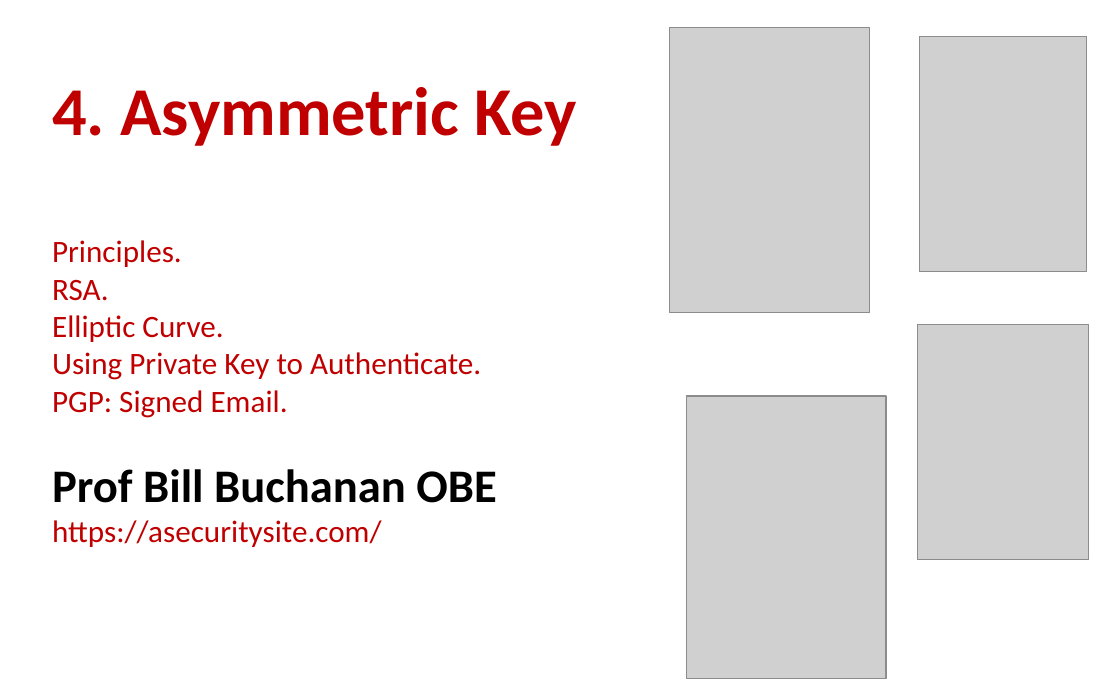
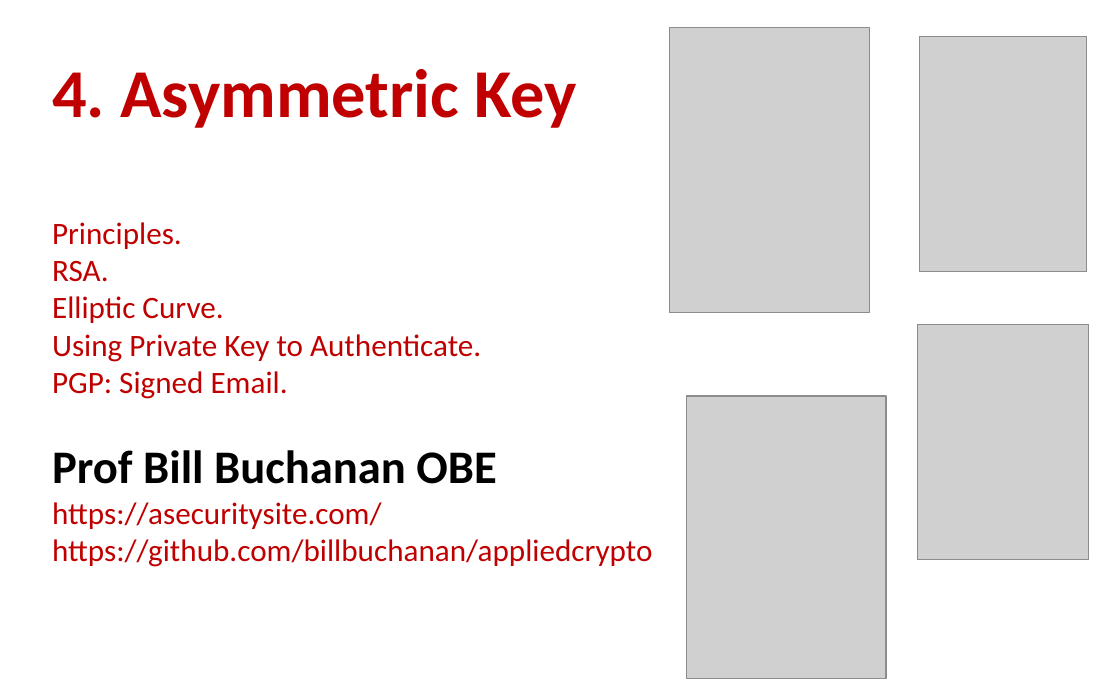
Before and after one commit to billbuchanan/appliedcrypto, a slide deck: slide 10 of unit00_introduction/unit01_introduction.pptx (slide 11 before the commit). Drawn at 1120x700 pixels with LibreOffice and Linux fonts; fonts in the diff are those of the drawing; grey boxes stand for pictures. Boxes give left, top, right and bottom in pixels: in the first picture for what was removed or moved away, otherwise in the second. Text is boxed around its words. In the diff, an @@ line names an element or a change of style, - is before the commit and + after.

```diff
--- a/unit00_introduction/unit01_introduction.pptx
+++ b/unit00_introduction/unit01_introduction.pptx
@@ title at (52, 69, 652, 567): text changed @@
-4. Asymmetric Key
-Principles.
-RSA.
-Elliptic Curve.
-Using Private Key to Authenticate.
-PGP: Signed Email.
-Prof Bill Buchanan OBE
-https://asecuritysite.com/
+4. Asymmetric Key
+Principles.
+RSA.
+Elliptic Curve.
+Using Private Key to Authenticate.
+PGP: Signed Email.
+Prof Bill Buchanan OBE
+https://asecuritysite.com/
+https://github.com/billbuchanan/appliedcrypto
```
Also in this commit, not shown: 12 other slides changed, 1 slide added, 1 slide removed, 5 other files.
